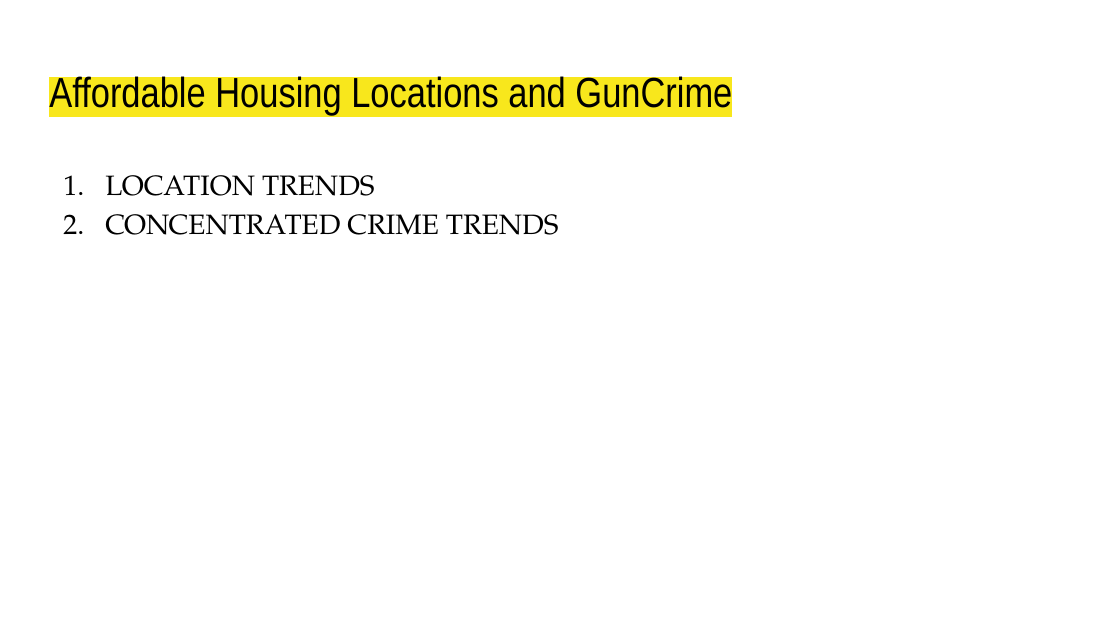
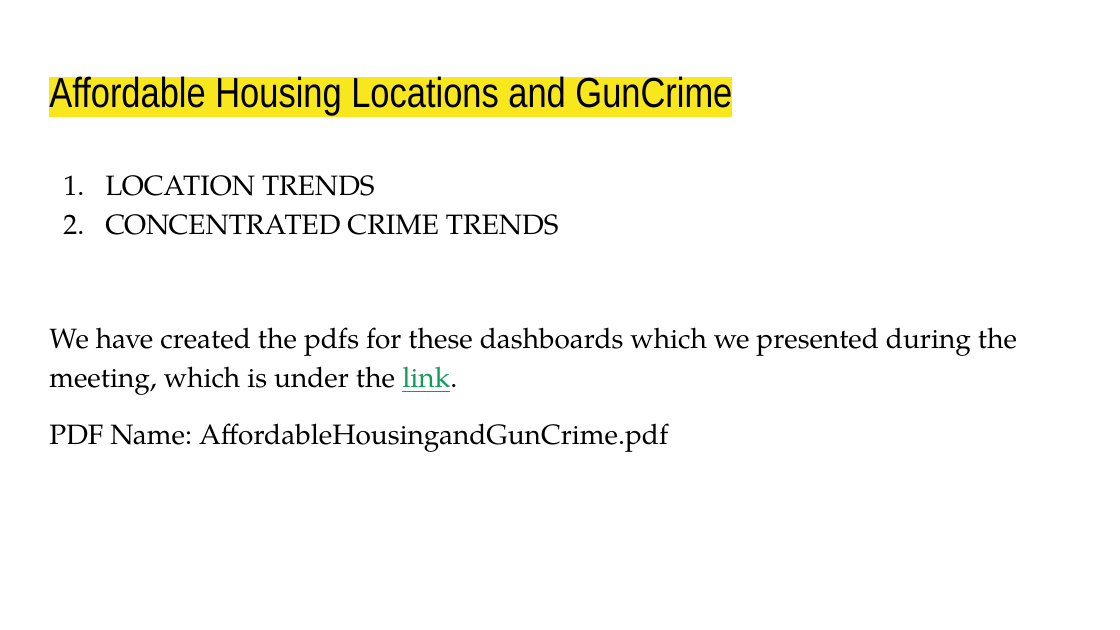
Before and after one commit to BU-Spark/ds-dc-councilor-allen-southwest, a slide deck: slide 5 of spring23-team-1/deliverables/Deliverable 2.pptx. Drawn at 1120x630 pixels with LibreOffice and Linux fonts; fonts in the diff are those of the drawing. Boxes give left, top, right and bottom in pixels: in the first picture for what was removed or moved away, otherwise in the second. Text is boxed around its words. In the diff, an @@ line names an element or a change of style, - is before the commit and + after.

Commit message:
Final pdfs and final ppts

```diff
--- a/spring23-team-1/deliverables/Deliverable 2.pptx
+++ b/spring23-team-1/deliverables/Deliverable 2.pptx
@@ text at box(49, 327, 1017, 452): paragraphs added @@
+We have created the pdfs for these dashboards which we presented during the meeting, which is under the link.
+PDF Name: AffordableHousingandGunCrime.pdf
```
Also in this commit, not shown: 3 other slides changed, 7 other files.
